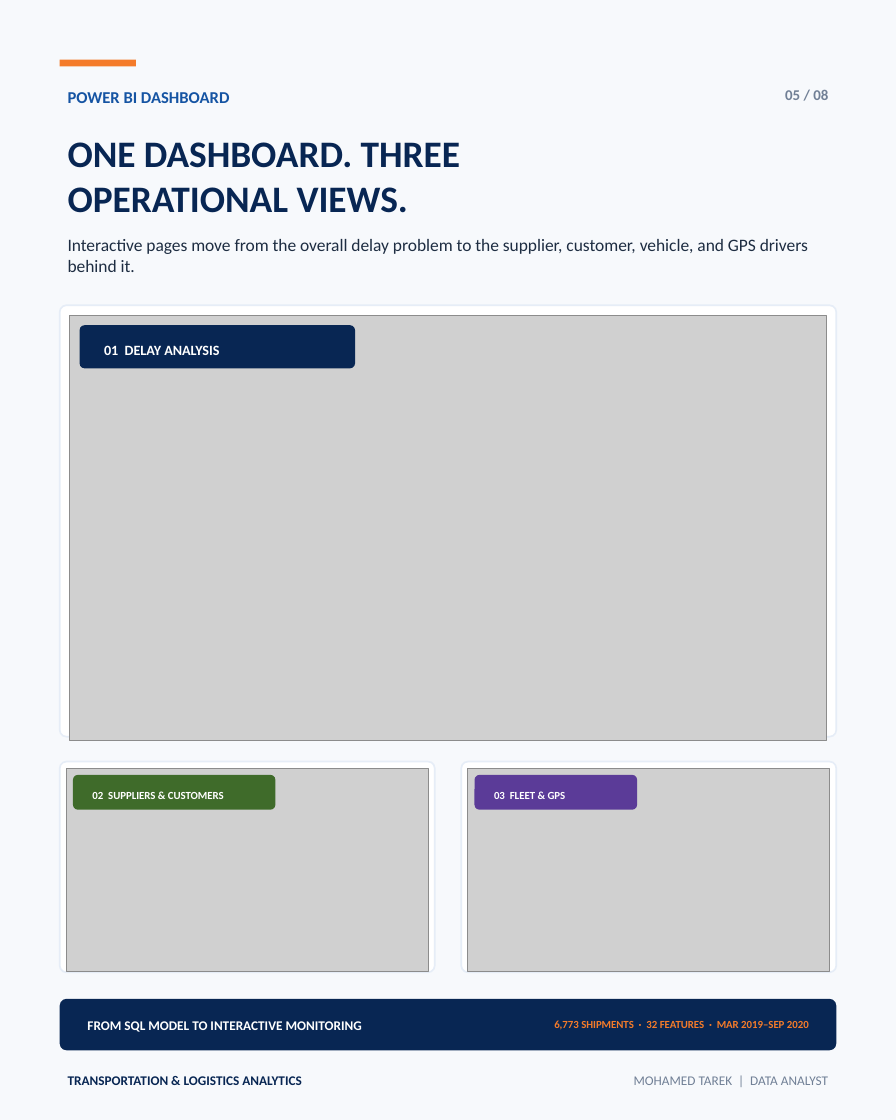
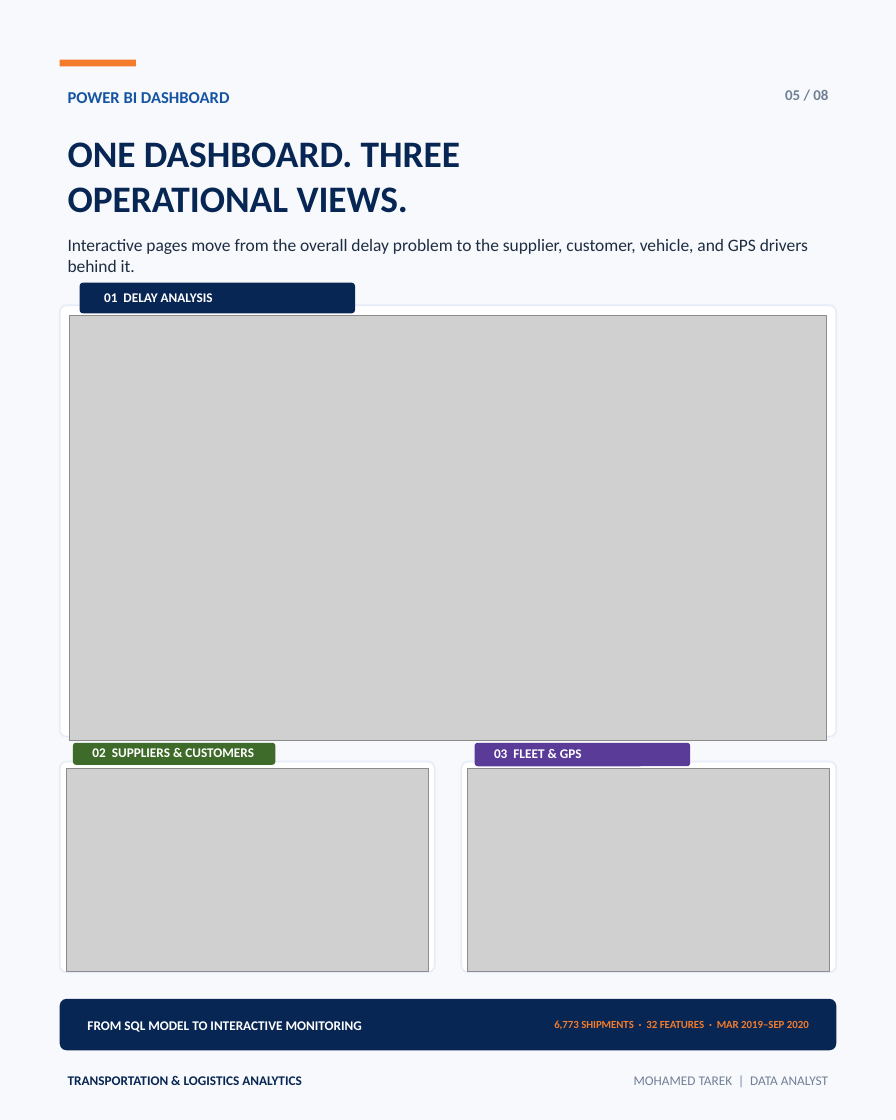
Before and after one commit to Mohamedtarek00212/Transportation-Logistics, a slide deck: slide 5 of presentation/transportation-logistics-case-study.pptx. Drawn at 896x1120 pixels with LibreOffice and Linux fonts; fonts in the diff are those of the drawing; grey boxes stand for pictures. Boxes give left, top, right and bottom in pixels: in the first picture for what was removed or moved away, otherwise in the second. Text is boxed around its words. In the diff, an @@ line names an element or a change of style, - is before the commit and + after.

Commit message:
Update case study presentation

```diff
--- a/presentation/transportation-logistics-case-study.pptx
+++ b/presentation/transportation-logistics-case-study.pptx
@@ rounded rectangle: place and size @@
-rounded rectangle at bbox=[80, 325, 355, 368]
+rounded rectangle at bbox=[80, 283, 355, 314]
@@ text "01 DELAY ANALYSIS": place and size @@
-text "01 DELAY ANALYSIS" at bbox=[104, 345, 219, 355]
+text "01 DELAY ANALYSIS" at bbox=[104, 293, 213, 302]
@@ text "01 DELAY ANALYSIS" at bbox=[104, 293, 213, 302]: size 12.8 to 12 pt @@
@@ rounded rectangle: place and size @@
-rounded rectangle at bbox=[73, 775, 276, 810]
+rounded rectangle at bbox=[73, 743, 276, 765]
@@ text "02 SUPPLIERS & CUSTOMERS": place and size @@
-text "02 SUPPLIERS & CUSTOMERS" at bbox=[92, 792, 224, 799]
+text "02 SUPPLIERS & CUSTOMERS" at bbox=[92, 748, 254, 757]
@@ text "02 SUPPLIERS & CUSTOMERS" at bbox=[92, 748, 254, 757]: size 9.8 to 12 pt @@
@@ rounded rectangle: place and size @@
-rounded rectangle at bbox=[475, 775, 637, 810]
+rounded rectangle at bbox=[475, 743, 691, 766]
@@ text "03 FLEET & GPS": place and size @@
-text "03 FLEET & GPS" at bbox=[494, 792, 566, 799]
+text "03 FLEET & GPS" at bbox=[494, 749, 582, 758]
@@ text "03 FLEET & GPS" at bbox=[494, 749, 582, 758]: size 9.8 to 12 pt @@
```
Also in this commit, not shown: 1 other file.
